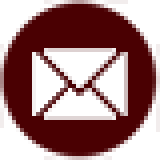
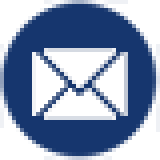
Two versions of the same layered image (w=160, h=160). Layer-by-layer changes:
pixels changed over bbox(0, 0, 160, 160) (layer not identified)
